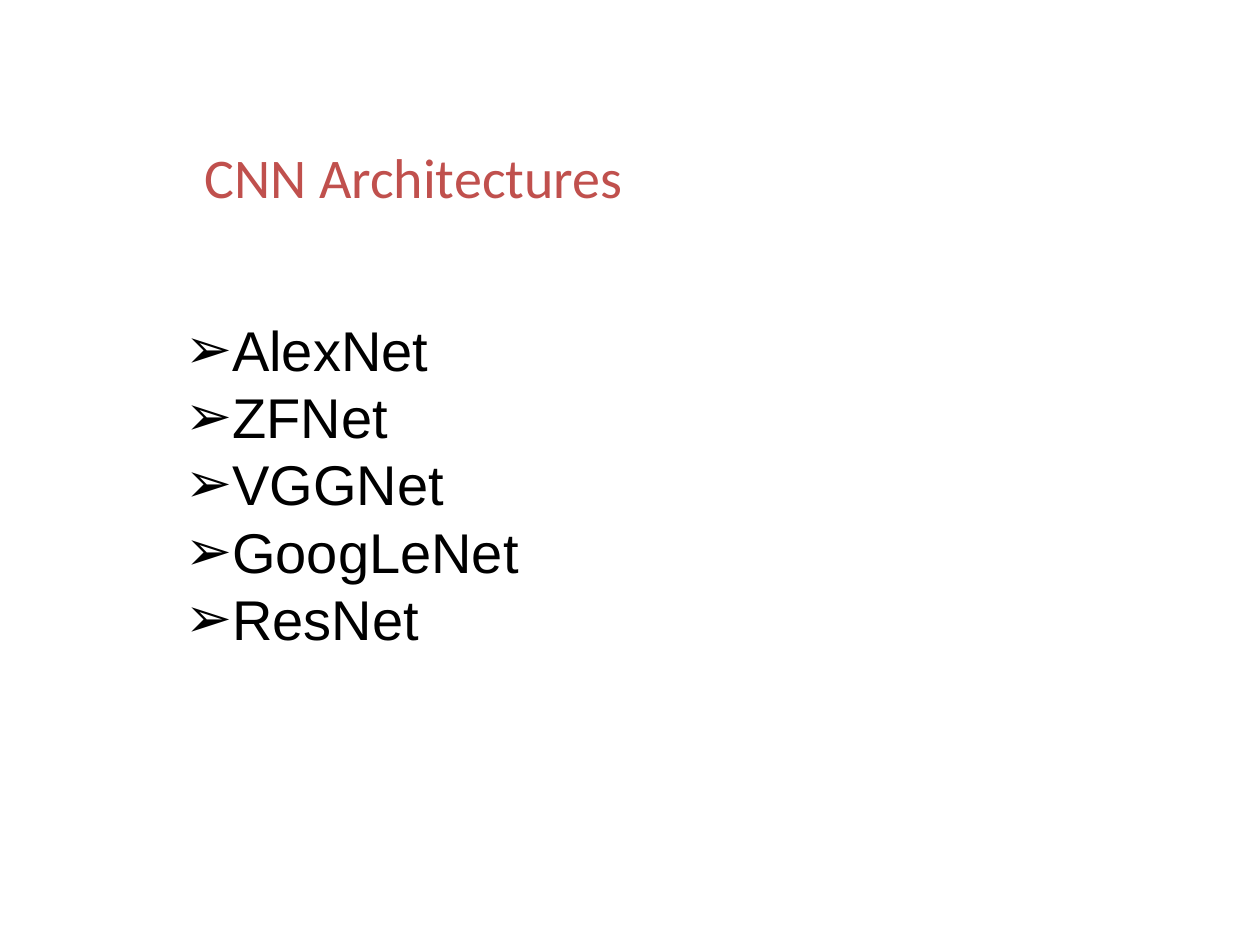
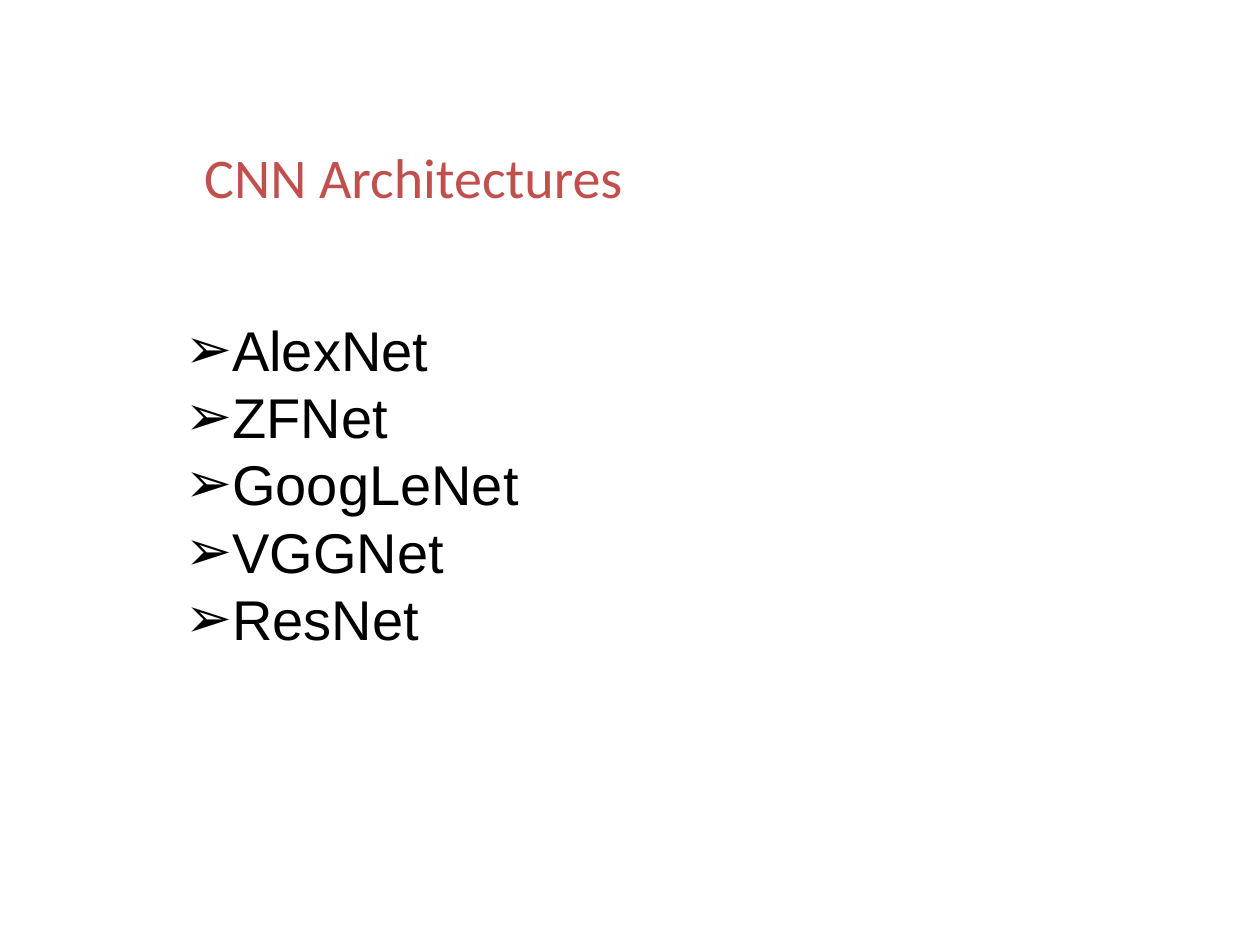
Before and after one commit to ttomchy/CV_2Project, a slide deck: slide 6 of presentation.pptx. Drawn at 1260x945 pixels with LibreOffice and Linux fonts; fonts in the diff are those of the drawing; background and template pictures are left out. Boxes give left, top, right and bottom in pixels: in the first picture for what was removed or moved away, otherwise in the second. Text is boxed around its words. In the diff, an @@ line names an element or a change of style, - is before the commit and + after.

```diff
--- a/presentation.pptx
+++ b/presentation.pptx
@@ text at (x1=232, y1=466, x2=518, y2=516): paragraph added @@
+➢ GoogLeNet
@@ text at (x1=232, y1=534, x2=518, y2=583): paragraph removed @@
-➢ GoogLeNet
```
Also in this commit, not shown: 8 other slides changed, 2 slides added, 12 slides removed.
